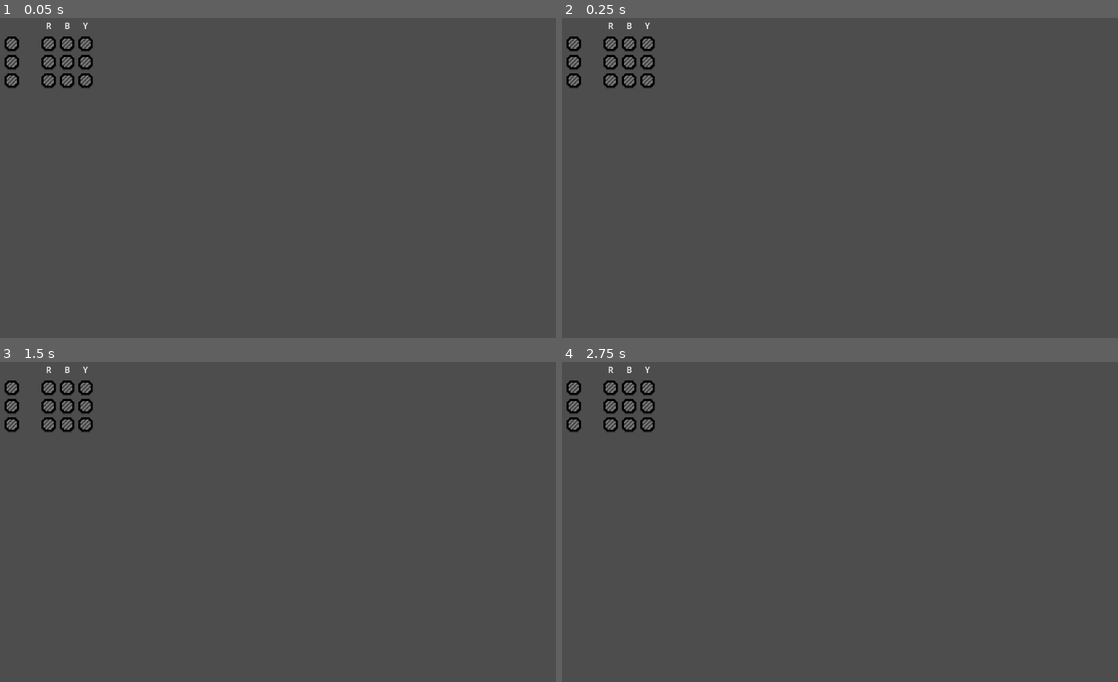
Above: before the commit, frames 1-4 (two rows, left to right).
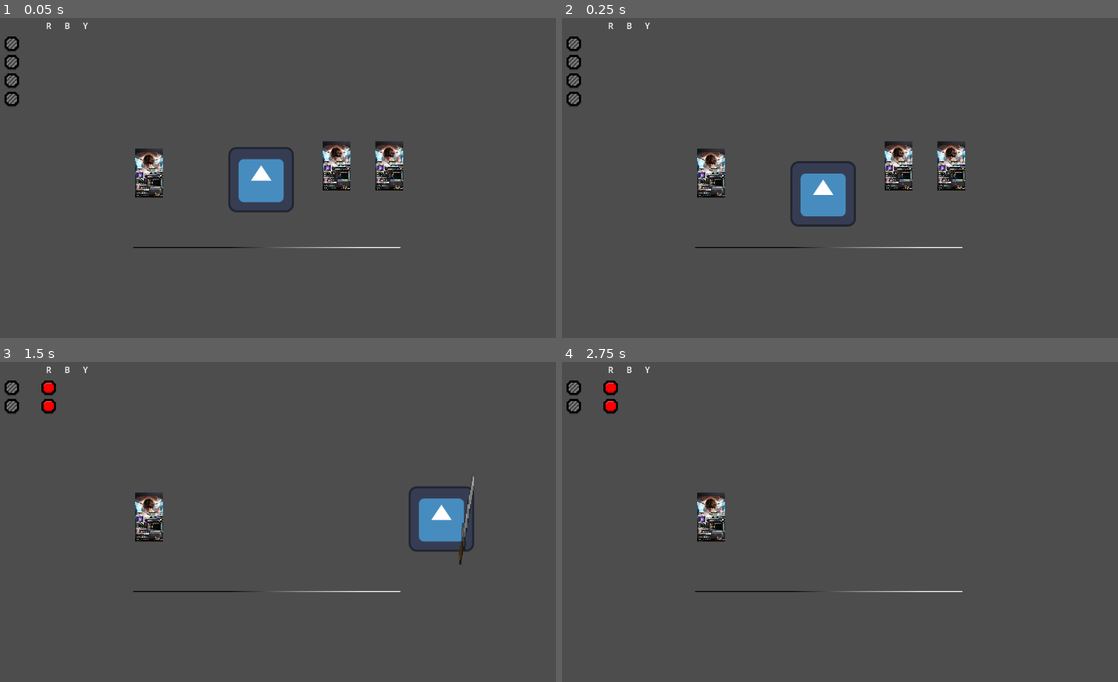
Above: after the commit, the same moments.

Repository: HimeWoo/untitled-paint-game
Game: Godot game, scene res://scenes/item_test.tscn
The game is run twice, just before and just after one commit, with the same random seed, the same clock (stepped at 60 frames per second) and the same inputs. Before the commit the project starts from res://scenes/screen_ui.tscn. The engine's default icon, where the game draws it, is replaced by a stand-in: a white triangle on a blue panel in a dark square.
Inputs:
- Up to frame 1 (0.05 s): no input
- Up to frame 2 (0.25 s): no input
- Up to frame 3 (1.5 s): tap Enter (ui_accept) at 0.5 s; hold Right (ui_right) from 0.53 s (still down); tap Shift (dash) at 0.6 s; tap Space (jump) at 0.77 s; tap J (melee_attack) at 1.35 s
- Up to frame 4 (2.75 s): tap Space (jump) at 1.52 s; release Right (ui_right) at 2.03 s; hold Left (ui_left) from 2.03 s (still down); tap 1 at 2.1 s

The runs differ from the first frame. In frame 1, 4.5% of the frame differs, in the area x 0-73%, y 5-72%; in frame 2, 4.5%; in frame 3, 3.1%; in frame 4, 1.6%.

Commit message:
UI now reflects player's inventory

Diff:
--- /dev/null
+++ b/untitled-paint-game/interface.tscn
@@ -0,0 +1,44 @@
+[gd_scene load_steps=7 format=3 uid="uid://bq5kxtjqomv3i"]
+
+[ext_resource type="PackedScene" uid="uid://cakpr3adjairv" path="res://scenes/ui/empty_slots_counter.tscn" id="1_veyun"]
+[ext_resource type="Script" uid="uid://t88b2t44vc5x" path="res://scripts/ui/empty_slot_counter.gd" id="2_uidac"]
+[ext_resource type="PackedScene" uid="uid://cgwqao8miwc7e" path="res://scenes/ui/red_counter.tscn" id="2_veyun"]
+[ext_resource type="Texture2D" uid="uid://b4b66xg8fewd8" path="res://assets/paint_grey.png" id="3_mfcci"]
+[ext_resource type="PackedScene" uid="uid://6mku3vrr131o" path="res://scenes/ui/blue_counter.tscn" id="3_qn6p3"]
+[ext_resource type="PackedScene" uid="uid://sdad863vae5e" path="res://scenes/ui/yellow_counter.tscn" id="4_8pw40"]
+
+[node name="Interface" type="MarginContainer"]
+anchors_preset = 15
+anchor_right = 1.0
+anchor_bottom = 1.0
+grow_horizontal = 2
+grow_vertical = 2
+theme_override_constants/margin_left = 20
+theme_override_constants/margin_top = 20
+theme_override_constants/margin_right = 20
+theme_override_constants/margin_bottom = 20
+
+[node name="Inventory" type="HBoxContainer" parent="."]
+layout_mode = 2
+
+[node name="EmptySlotsCounter" parent="Inventory" instance=ExtResource("1_veyun")]
+layout_mode = 2
+script = ExtResource("2_uidac")
+texture = ExtResource("3_mfcci")
+count = 4
+
+[node name="Buffer" type="Control" parent="Inventory"]
+custom_minimum_size = Vector2(32, 32)
+layout_mode = 2
+
+[node name="ColorsCollected" type="HBoxContainer" parent="Inventory"]
+layout_mode = 2
+
+[node name="RedCounter" parent="Inventory/ColorsCollected" instance=ExtResource("2_veyun")]
+layout_mode = 2
+
+[node name="BlueCounter" parent="Inventory/ColorsCollected" instance=ExtResource("3_qn6p3")]
+layout_mode = 2
+
+[node name="YellowCounter" parent="Inventory/ColorsCollected" instance=ExtResource("4_8pw40")]
+layout_mode = 2
--- a/untitled-paint-game/project.godot
+++ b/untitled-paint-game/project.godot
@@ -11,9 +11,13 @@
 [application]
 
 config/name="untitled-paint-game"
-run/main_scene="uid://bq5kxtjqomv3i"
+run/main_scene="uid://5j7165prjd2j"
 config/features=PackedStringArray("4.5", "GL Compatibility")
 config/icon="res://assets/icon.svg"
+
+[autoload]
+
+UISignals="*res://scripts/ui/ui_signals.gd"
 
 [input]
 
--- a/untitled-paint-game/scenes/item_test.tscn
+++ b/untitled-paint-game/scenes/item_test.tscn
@@ -1,36 +1,44 @@
-[gd_scene load_steps=6 format=3 uid="uid://5j7165prjd2j"]
+[gd_scene load_steps=7 format=3 uid="uid://5j7165prjd2j"]
 
+[ext_resource type="PackedScene" uid="uid://bq5kxtjqomv3i" path="res://interface.tscn" id="1_qchoo"]
 [ext_resource type="PackedScene" uid="uid://b3rae3dafdwir" path="res://scenes/player.tscn" id="1_sh6w4"]
-[ext_resource type="PackedScene" uid="uid://cbkvm45fiakp5" path="res://scenes/paint_item.tscn" id="2_qchoo"]
+[ext_resource type="PackedScene" uid="uid://cbkvm45fiakp5" path="res://scenes/paint_item.tscn" id="3_3cr4k"]
 
 [sub_resource type="Gradient" id="Gradient_a8v3n"]
 offsets = PackedFloat32Array(0.3611111, 0.6111111, 0.85493827)
 colors = PackedColorArray(0, 0, 0, 1, 0.5833333, 0.5833333, 0.5833333, 1, 1, 1, 1, 1)
 
-[sub_resource type="GradientTexture1D" id="GradientTexture1D_fdpfy"]
+[sub_resource type="GradientTexture1D" id="GradientTexture1D_qchoo"]
 gradient = SubResource("Gradient_a8v3n")
 
-[sub_resource type="RectangleShape2D" id="RectangleShape2D_6p80c"]
+[sub_resource type="RectangleShape2D" id="RectangleShape2D_3cr4k"]
 size = Vector2(256, 1)
 
-[node name="PlayerTest" type="Node2D"]
+[node name="Main" type="Node"]
 
 [node name="Player" parent="." instance=ExtResource("1_sh6w4")]
-position = Vector2(-21, -72)
+position = Vector2(523, 337)
 
-[node name="Camera2D" type="Camera2D" parent="Player"]
+[node name="Interface" parent="." instance=ExtResource("1_qchoo")]
 
 [node name="Floor" type="Node2D" parent="."]
+position = Vector2(534, 471)
 
 [node name="Sprite2D" type="Sprite2D" parent="Floor"]
 scale = Vector2(2.036976, 2.8963282)
-texture = SubResource("GradientTexture1D_fdpfy")
+texture = SubResource("GradientTexture1D_qchoo")
 
 [node name="StaticBody2D" type="StaticBody2D" parent="Floor/Sprite2D"]
 
 [node name="CollisionShape2D" type="CollisionShape2D" parent="Floor/Sprite2D/StaticBody2D"]
 scale = Vector2(1.0000298, 0.9619551)
-shape = SubResource("RectangleShape2D_6p80c")
+shape = SubResource("RectangleShape2D_3cr4k")
 
-[node name="WorldItem" parent="." instance=ExtResource("2_qchoo")]
-position = Vector2(167, -156)
+[node name="PaintItem" parent="." instance=ExtResource("3_3cr4k")]
+position = Vector2(773, 311)
+
+[node name="PaintItem2" parent="." instance=ExtResource("3_3cr4k")]
+position = Vector2(670, 311)
+
+[node name="PaintItem3" parent="." instance=ExtResource("3_3cr4k")]
+position = Vector2(304, 325)
--- a/untitled-paint-game/scenes/screen_ui.tscn
+++ /dev/null
@@ -1,183 +0,0 @@
-[gd_scene load_steps=2 format=3 uid="uid://bq5kxtjqomv3i"]
-
-[ext_resource type="Texture2D" uid="uid://b4b66xg8fewd8" path="res://assets/paint_grey.png" id="1_ij14n"]
-
-[node name="ScreenUI" type="MarginContainer"]
-anchors_preset = 15
-anchor_right = 1.0
-anchor_bottom = 1.0
-grow_horizontal = 2
-grow_vertical = 2
-theme_override_constants/margin_left = 20
-theme_override_constants/margin_top = 20
-theme_override_constants/margin_right = 20
-theme_override_constants/margin_bottom = 20
-
-[node name="Inventory" type="HBoxContainer" parent="."]
-layout_mode = 2
-
-[node name="AvailableSlots" type="VBoxContainer" parent="Inventory"]
-layout_mode = 2
-
-[node name="Buffer" type="Control" parent="Inventory/AvailableSlots"]
-custom_minimum_size = Vector2(32, 32)
-layout_mode = 2
-
-[node name="Icons" type="VBoxContainer" parent="Inventory/AvailableSlots"]
-custom_minimum_size = Vector2(32, 32)
-layout_mode = 2
-size_flags_vertical = 0
-
-[node name="TextureRect" type="TextureRect" parent="Inventory/AvailableSlots/Icons"]
-layout_mode = 2
-texture = ExtResource("1_ij14n")
-expand_mode = 4
-
-[node name="TextureRect2" type="TextureRect" parent="Inventory/AvailableSlots/Icons"]
-layout_mode = 2
-texture = ExtResource("1_ij14n")
-expand_mode = 4
-
-[node name="TextureRect3" type="TextureRect" parent="Inventory/AvailableSlots/Icons"]
-layout_mode = 2
-texture = ExtResource("1_ij14n")
-expand_mode = 4
-
-[node name="Buffer" type="Control" parent="Inventory"]
-custom_minimum_size = Vector2(32, 32)
-layout_mode = 2
-
-[node name="ColorsCollected" type="HBoxContainer" parent="Inventory"]
-layout_mode = 2
-
-[node name="Red" type="VBoxContainer" parent="Inventory/ColorsCollected"]
-layout_mode = 2
-
-[node name="LabelSpace" type="Control" parent="Inventory/ColorsCollected/Red"]
-custom_minimum_size = Vector2(32, 32)
-layout_mode = 2
-
-[node name="Label" type="Label" parent="Inventory/ColorsCollected/Red/LabelSpace"]
-layout_mode = 1
-anchors_preset = 8
-anchor_left = 0.5
-anchor_top = 0.5
-anchor_right = 0.5
-anchor_bottom = 0.5
-offset_left = -5.5
-offset_top = -11.5
-offset_right = 5.5
-offset_bottom = 11.5
-grow_horizontal = 2
-grow_vertical = 2
-text = "R"
-horizontal_alignment = 1
-vertical_alignment = 1
-
-[node name="Icons" type="VBoxContainer" parent="Inventory/ColorsCollected/Red"]
-custom_minimum_size = Vector2(32, 32)
-layout_mode = 2
-size_flags_vertical = 0
-
-[node name="TextureRect" type="TextureRect" parent="Inventory/ColorsCollected/Red/Icons"]
-layout_mode = 2
-texture = ExtResource("1_ij14n")
-expand_mode = 4
-
-[node name="TextureRect2" type="TextureRect" parent="Inventory/ColorsCollected/Red/Icons"]
-layout_mode = 2
-texture = ExtResource("1_ij14n")
-expand_mode = 4
-
-[node name="TextureRect3" type="TextureRect" parent="Inventory/ColorsCollected/Red/Icons"]
-layout_mode = 2
-texture = ExtResource("1_ij14n")
-expand_mode = 4
-
-[node name="Blue" type="VBoxContainer" parent="Inventory/ColorsCollected"]
-layout_mode = 2
-
-[node name="LabelSpace" type="Control" parent="Inventory/ColorsCollected/Blue"]
-custom_minimum_size = Vector2(32, 32)
-layout_mode = 2
-
-[node name="Label" type="Label" parent="Inventory/ColorsCollected/Blue/LabelSpace"]
-layout_mode = 1
-anchors_preset = 8
-anchor_left = 0.5
-anchor_top = 0.5
-anchor_right = 0.5
-anchor_bottom = 0.5
-offset_left = -5.5
-offset_top = -11.5
-offset_right = 5.5
-offset_bottom = 11.5
-grow_horizontal = 2
-grow_vertical = 2
-text = "B"
-horizontal_alignment = 1
-vertical_alignment = 1
-
-[node name="Icons" type="VBoxContainer" parent="Inventory/ColorsCollected/Blue"]
-custom_minimum_size = Vector2(32, 32)
-layout_mode = 2
-size_flags_vertical = 0
-
-[node name="TextureRect" type="TextureRect" parent="Inventory/ColorsCollected/Blue/Icons"]
-layout_mode = 2
-texture = ExtResource("1_ij14n")
-expand_mode = 4
-
-[node name="TextureRect2" type="TextureRect" parent="Inventory/ColorsCollected/Blue/Icons"]
-layout_mode = 2
-texture = ExtResource("1_ij14n")
-expand_mode = 4
-
-[node name="TextureRect3" type="TextureRect" parent="Inventory/ColorsCollected/Blue/Icons"]
-layout_mode = 2
-texture = ExtResource("1_ij14n")
-expand_mode = 4
-
-[node name="Yellow" type="VBoxContainer" parent="Inventory/ColorsCollected"]
-layout_mode = 2
-
-[node name="LabelSpace" type="Control" parent="Inventory/ColorsCollected/Yellow"]
-custom_minimum_size = Vector2(32, 32)
-layout_mode = 2
-
-[node name="Label" type="Label" parent="Inventory/ColorsCollected/Yellow/LabelSpace"]
-layout_mode = 1
-anchors_preset = 8
-anchor_left = 0.5
-anchor_top = 0.5
-anchor_right = 0.5
-anchor_bottom = 0.5
-offset_left = -5.5
-offset_top = -11.5
-offset_right = 5.5
-offset_bottom = 11.5
-grow_horizontal = 2
-grow_vertical = 2
-text = "Y"
-horizontal_alignment = 1
-vertical_alignment = 1
-
-[node name="Icons" type="VBoxContainer" parent="Inventory/ColorsCollected/Yellow"]
-custom_minimum_size = Vector2(32, 32)
-layout_mode = 2
-size_flags_vertical = 0
-
-[node name="TextureRect" type="TextureRect" parent="Inventory/ColorsCollected/Yellow/Icons"]
-layout_mode = 2
-texture = ExtResource("1_ij14n")
-expand_mode = 4
-
-[node name="TextureRect2" type="TextureRect" parent="Inventory/ColorsCollected/Yellow/Icons"]
-layout_mode = 2
-texture = ExtResource("1_ij14n")
-expand_mode = 4
-
-[node name="TextureRect3" type="TextureRect" parent="Inventory/ColorsCollected/Yellow/Icons"]
-layout_mode = 2
-texture = ExtResource("1_ij14n")
-expand_mode = 4
--- /dev/null
+++ b/untitled-paint-game/scenes/ui/blue_counter.tscn
@@ -0,0 +1,11 @@
+[gd_scene load_steps=3 format=3 uid="uid://6mku3vrr131o"]
+
+[ext_resource type="PackedScene" uid="uid://ce1cpnhamaoqf" path="res://scenes/ui/paint_counter.tscn" id="1_bwpmj"]
+[ext_resource type="Texture2D" uid="uid://cm66b8mn5r63i" path="res://assets/paint_blue.png" id="2_v3jub"]
+
+[node name="BlueCounter" instance=ExtResource("1_bwpmj")]
+texture = ExtResource("2_v3jub")
+color = 1
+
+[node name="Label" parent="LabelArea" index="0"]
+text = "B"
--- /dev/null
+++ b/untitled-paint-game/scenes/ui/empty_slots_counter.tscn
@@ -0,0 +1,7 @@
+[gd_scene load_steps=3 format=3 uid="uid://cakpr3adjairv"]
+
+[ext_resource type="PackedScene" uid="uid://ce1cpnhamaoqf" path="res://scenes/ui/paint_counter.tscn" id="1_dmleh"]
+[ext_resource type="Texture2D" uid="uid://b4b66xg8fewd8" path="res://assets/paint_grey.png" id="2_6o570"]
+
+[node name="EmptySlotsCounter" instance=ExtResource("1_dmleh")]
+paint_texture = ExtResource("2_6o570")
--- /dev/null
+++ b/untitled-paint-game/scenes/ui/paint_counter.tscn
@@ -0,0 +1,32 @@
+[gd_scene load_steps=2 format=3 uid="uid://ce1cpnhamaoqf"]
+
+[ext_resource type="Script" uid="uid://vbh3t5exkn24" path="res://scripts/ui/paint_counter.gd" id="1_vo7y4"]
+
+[node name="PaintCounter" type="VBoxContainer"]
+script = ExtResource("1_vo7y4")
+
+[node name="LabelArea" type="Control" parent="."]
+custom_minimum_size = Vector2(32, 32)
+layout_mode = 2
+
+[node name="Label" type="Label" parent="LabelArea"]
+layout_mode = 1
+anchors_preset = 8
+anchor_left = 0.5
+anchor_top = 0.5
+anchor_right = 0.5
+anchor_bottom = 0.5
+offset_left = -5.5
+offset_top = -11.5
+offset_right = 5.5
+offset_bottom = 11.5
+grow_horizontal = 2
+grow_vertical = 2
+horizontal_alignment = 1
+vertical_alignment = 1
+
+[node name="Icons" type="VBoxContainer" parent="."]
+unique_name_in_owner = true
+custom_minimum_size = Vector2(32, 32)
+layout_mode = 2
+size_flags_vertical = 0
--- /dev/null
+++ b/untitled-paint-game/scenes/ui/red_counter.tscn
@@ -0,0 +1,10 @@
+[gd_scene load_steps=3 format=3 uid="uid://cgwqao8miwc7e"]
+
+[ext_resource type="PackedScene" uid="uid://ce1cpnhamaoqf" path="res://scenes/ui/paint_counter.tscn" id="1_pxh5f"]
+[ext_resource type="Texture2D" uid="uid://fbh3rjtaopxf" path="res://assets/paint_red.png" id="2_wuwqp"]
+
+[node name="RedCounter" instance=ExtResource("1_pxh5f")]
+texture = ExtResource("2_wuwqp")
+
+[node name="Label" parent="LabelArea" index="0"]
+text = "R"
--- /dev/null
+++ b/untitled-paint-game/scenes/ui/yellow_counter.tscn
@@ -0,0 +1,11 @@
+[gd_scene load_steps=3 format=3 uid="uid://sdad863vae5e"]
+
+[ext_resource type="PackedScene" uid="uid://ce1cpnhamaoqf" path="res://scenes/ui/paint_counter.tscn" id="1_wm0h3"]
+[ext_resource type="Texture2D" uid="uid://bjsj7hx0ac6yf" path="res://assets/paint_yellow.png" id="2_i1whs"]
+
+[node name="YellowCounter" instance=ExtResource("1_wm0h3")]
+texture = ExtResource("2_i1whs")
+color = 2
+
+[node name="Label" parent="LabelArea" index="0"]
+text = "Y"
--- a/untitled-paint-game/scripts/inventory.gd
+++ b/untitled-paint-game/scripts/inventory.gd
@@ -1,4 +1,5 @@
 class_name Inventory
+extends RefCounted
 
 const STARTING_CAPACITY: int = 4
 
@@ -6,11 +7,13 @@
 var _capacity: int = STARTING_CAPACITY
 var _selected_index: int = 0 # Default to 0 so we start selected
 
+
 # CHANGED: Return type is now Variant to allow returning 'null' safely
 func current_color() -> Variant:
 	if _selected_index >= 0 and _selected_index < _contents.size():
 		return _contents[_selected_index]
 	return null
+
 
 func select_index(idx: int) -> bool:
 	# Only allow selection if the index actually exists in contents
@@ -20,17 +23,20 @@
 		return true
 	return false
 
+
 func select_next(dir: int) -> void:
 	if _contents.is_empty():
 		_selected_index = -1
 		return
 	_selected_index = wrapi(_selected_index + dir, 0, _contents.size())
 
+
 # ... (Keep add_color, remove_color, has_color, is_full, clear as they were) ...
 # (Just make sure add_color works as written in your snippet)
 func add_color(color: PaintColor.Colors) -> bool:
 	if _contents.size() < _capacity:
 		_contents.append(color)
+		UISignals.inventory_changed.emit(self)
 		return true
 	else:
 		return false
@@ -41,6 +47,7 @@
 	var index = _contents.find(color)
 	if -1 != index:
 		_contents.pop_at(index)
+		UISignals.inventory_changed.emit(self)
 		return true
 	else:
 		return false
@@ -51,6 +58,21 @@
 	return _contents.has(color)
 
 
+## Returns the amount of the specified color in inventory
+func count(color: PaintColor.Colors) -> int:
+	return _contents.count(color)
+
+
+## Returns the number of items in inventory
+func size() -> int:
+	return _contents.size()
+
+
+## Returns the capacity of the inventory
+func get_capacity() -> int:
+	return _capacity
+
+
 ## Returns true if inventory is full
 func is_full() -> bool:
 	return _contents.size() >= _capacity
@@ -59,3 +81,4 @@
 ## Remove all items from inventory
 func clear() -> void:
 	_contents.clear()
+	UISignals.inventory_changed.emit(self)
--- a/untitled-paint-game/scripts/player.gd
+++ b/untitled-paint-game/scripts/player.gd
@@ -30,9 +30,9 @@
 	# --- ADDED FOR TESTING ---
 	# We need items in the inventory to test keys 1, 2, and 3!
 	# Assuming PaintColor.Colors has RED, BLUE, GREEN
-	inventory.add_color(PaintColor.Colors.RED)   # Key 1
-	inventory.add_color(PaintColor.Colors.BLUE)  # Key 2
-	inventory.add_color(PaintColor.Colors.GREEN) # Key 3
+	#inventory.add_color(PaintColor.Colors.RED)   # Key 1
+	#inventory.add_color(PaintColor.Colors.BLUE)  # Key 2
+	#inventory.add_color(PaintColor.Colors.GREEN) # Key 3
 
 	inventory.select_index(0)
 
--- /dev/null
+++ b/untitled-paint-game/scripts/ui/empty_slot_counter.gd
@@ -0,0 +1,39 @@
+class_name EmptySlotCounter
+extends VBoxContainer
+
+@export var texture: Texture2D
+@export var count: int = 0:
+	set(value):
+		count = value
+		_update_ui()
+
+
+func _ready() -> void:
+	UISignals.inventory_changed.connect(_on_inventory_changed)
+	_update_ui()
+
+
+## Update the number of icons to match `count`
+func _update_ui() -> void:
+	var prev_count: int = %Icons.get_child_count()
+	var diff: int = abs(count - prev_count)
+	if count > prev_count:
+		for i in range(diff):
+			%Icons.add_child(_init_icon_node())
+	else:
+		var icons: Array[Node] = %Icons.get_children()
+		for i in range(diff):
+			(icons.back() as Node).queue_free()
+
+
+func _init_icon_node() -> TextureRect:
+	var ret: TextureRect = TextureRect.new()
+	ret.expand_mode = TextureRect.EXPAND_FIT_HEIGHT_PROPORTIONAL
+	ret.texture = texture
+	return ret
+
+
+func _on_inventory_changed(inv: Inventory) -> void:
+	var new_count: int = inv.get_capacity() - inv.size()
+	if new_count != count:
+		count = new_count
--- /dev/null
+++ b/untitled-paint-game/scripts/ui/paint_counter.gd
@@ -0,0 +1,40 @@
+class_name PaintCounter
+extends VBoxContainer
+
+@export var texture: Texture2D
+@export var color: PaintColor.Colors
+@export var count: int = 0:
+	set(value):
+		count = value
+		_update_ui()
+
+
+func _ready() -> void:
+	UISignals.inventory_changed.connect(_on_inventory_changed)
+	_update_ui()
+
+
+## Update the number of icons to match `count`
+func _update_ui() -> void:
+	var prev_count: int = %Icons.get_child_count()
+	var diff: int = abs(count - prev_count)
+	if count > prev_count:
+		for i in range(diff):
+			%Icons.add_child(_init_icon_node())
+	else:
+		var icons: Array[Node] = %Icons.get_children()
+		for i in range(diff):
+			(icons.back() as Node).queue_free()
+
+
+func _init_icon_node() -> TextureRect:
+	var ret: TextureRect = TextureRect.new()
+	ret.expand_mode = TextureRect.EXPAND_FIT_HEIGHT_PROPORTIONAL
+	ret.texture = texture
+	return ret
+
+
+func _on_inventory_changed(inv: Inventory) -> void:
+	var new_count: int = inv.count(color)
+	if new_count != count:
+		count = new_count
--- /dev/null
+++ b/untitled-paint-game/scripts/ui/ui_signals.gd
@@ -0,0 +1,3 @@
+extends Node
+
+signal inventory_changed(inv: Inventory)
Binary file added: untitled-paint-game/assets/paint_blue.png
Not shown, added: untitled-paint-game/assets/paint_blue.png.import
Binary file added: untitled-paint-game/assets/paint_red.png
Not shown, added: untitled-paint-game/assets/paint_red.png.import
Binary file added: untitled-paint-game/assets/paint_yellow.png
Not shown, added: untitled-paint-game/assets/paint_yellow.png.import
Not shown, added: untitled-paint-game/scripts/ui/empty_slot_counter.gd.uid
Not shown, added: untitled-paint-game/scripts/ui/paint_counter.gd.uid
Not shown, added: untitled-paint-game/scripts/ui/ui_signals.gd.uid
